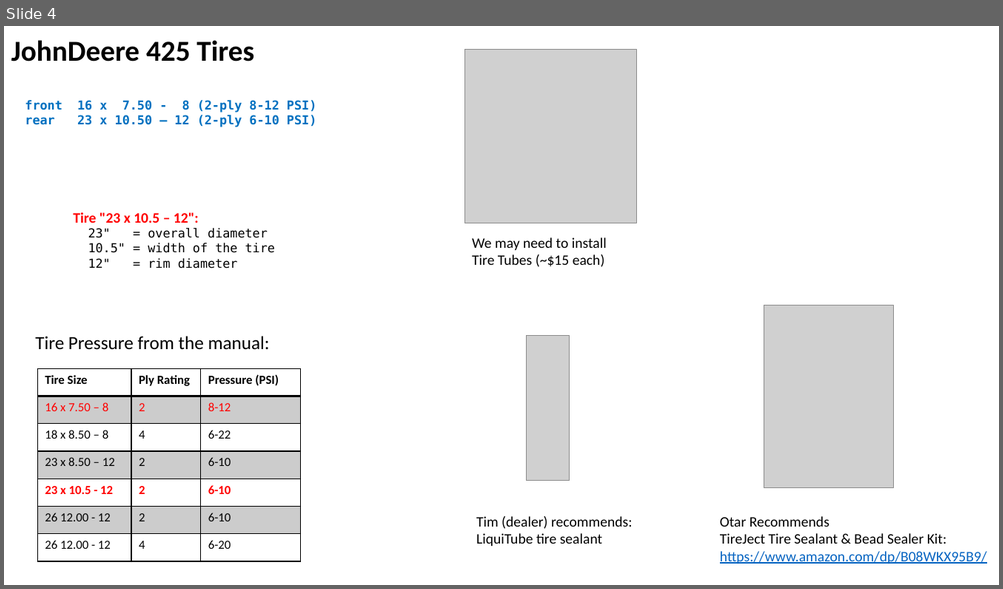
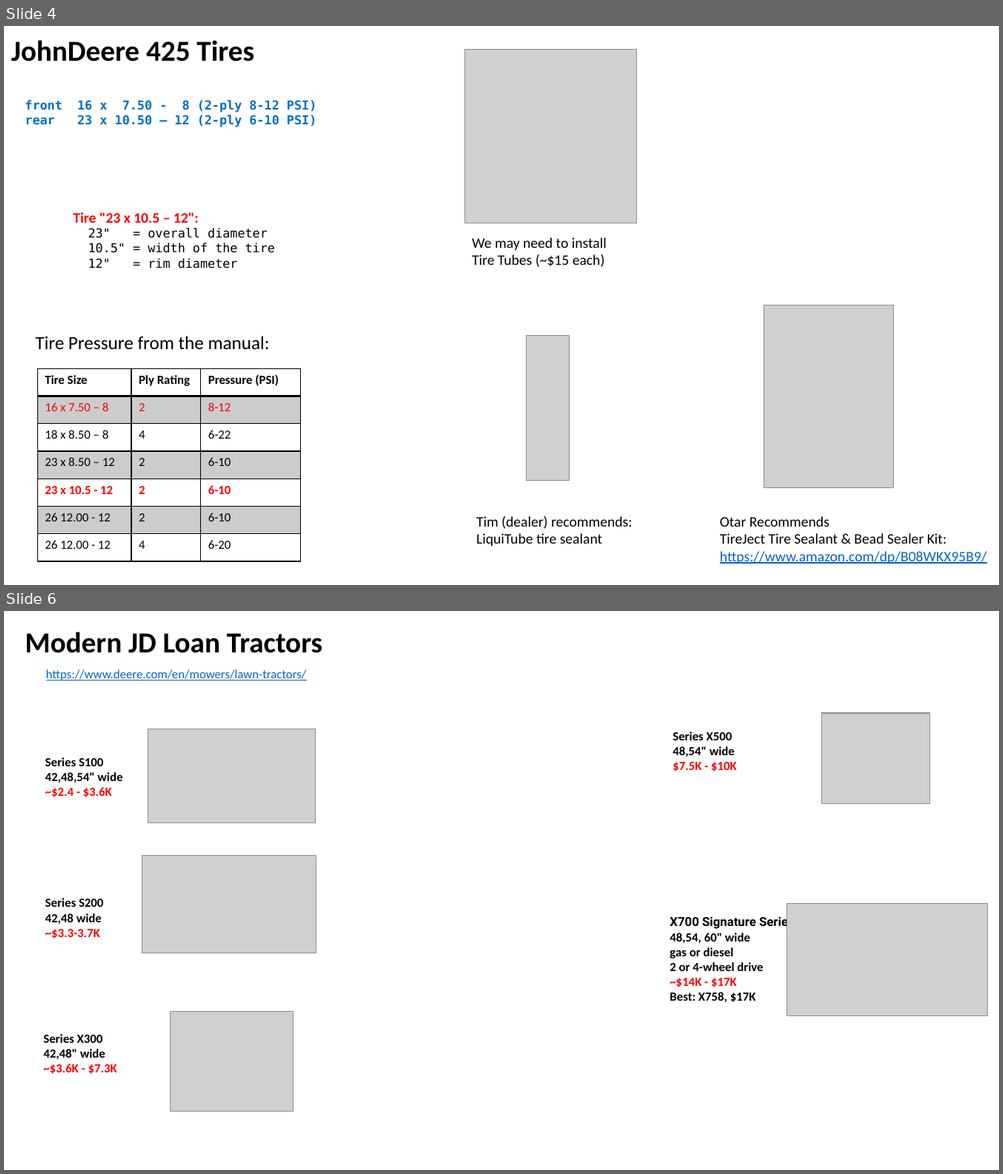
Before and after one commit to lselector/misc_farm, a slide deck: tractor_jd_425.pptx. Shown one above the other, each under a label of ours: slide 4 before the commit, slides 4 and 6 after it; the slides between them are not shown. The pictures are 1003x589 and 1003x1174 pixels, drawn with LibreOffice and Linux fonts; fonts in the diff are those of the drawing; grey boxes stand for pictures. Boxes give left, top, right and bottom in pixels: in the first picture for what was removed or moved away, otherwise in the second. Text is boxed around its words. In the diff, an @@ line names an element or a change of style, - is before the commit and + after.

Commit message:
update

```diff
--- a/tractor_jd_425.pptx
+++ b/tractor_jd_425.pptx
@@ slide 6 added at [4, 611, 999, 1170], background #FFFFFF @@
@@ text added at [25, 632, 322, 653], 28 pt, text #000000, bold @@
+Modern JD Loan Tractors
@@ text added at [46, 669, 307, 681], 12 pt, text #0563C1, underline @@
+https://www.deere.com/en/mowers/lawn-tractors/
@@ picture added at [821, 713, 929, 803] @@
@@ picture added at [148, 729, 315, 823] @@
@@ text added at [672, 732, 737, 772], 12 pt, text #000000, bold @@
+Series X500
+48,54" wide
+$7.5K - $10K
@@ text added at [45, 758, 122, 797], 12 pt, text #000000, bold @@
+Series S100
+42,48,54" wide
+~$2.4 - $3.6K
@@ picture added at [142, 856, 316, 954] @@
@@ text added at [45, 898, 103, 939], 12 pt, text #000000, bold @@
+Series S200
+42,48 wide
+~$3.3-3.7K
@@ text added at [669, 915, 794, 1002], 12 pt, text #000000, bold @@
+X700 Signature Series
+48,54, 60" wide
+gas or diesel
+2 or 4-wheel drive
+~$14K - $17K
+Best: X758, $17K
@@ picture added at [787, 903, 987, 1016] @@
@@ picture added at [170, 1012, 293, 1112] @@
@@ text added at [43, 1034, 117, 1074], 12 pt, text #000000, bold @@
+Series X300
+42,48" wide
+~$3.6K - $7.3K
```
